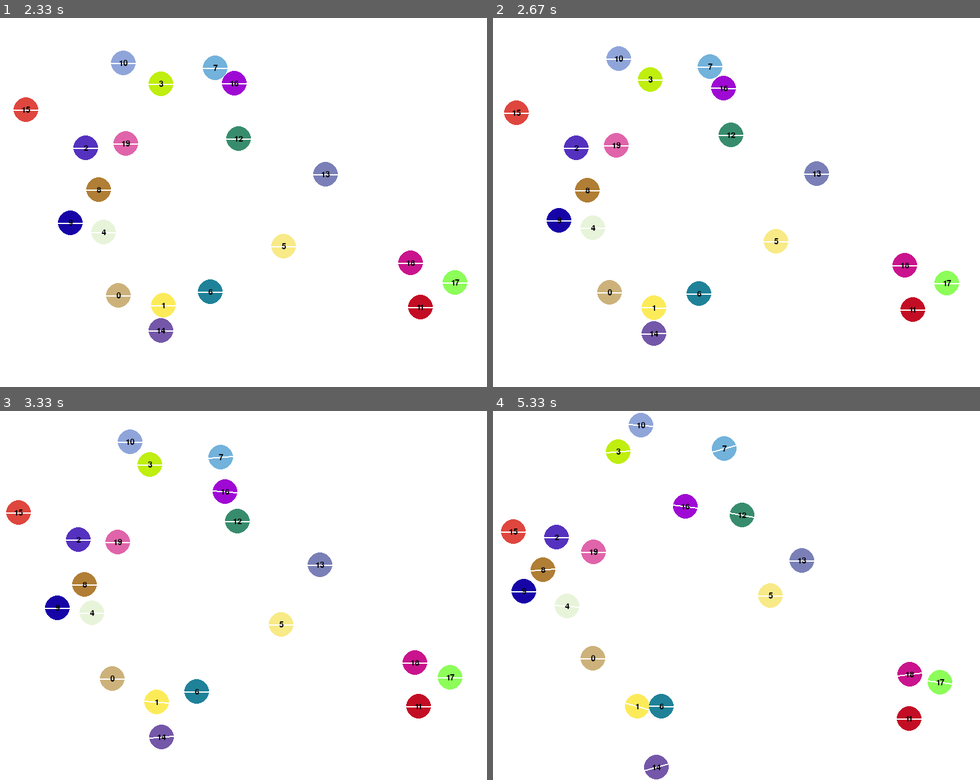
Above: before the commit, frames 1-4 (two rows, left to right).
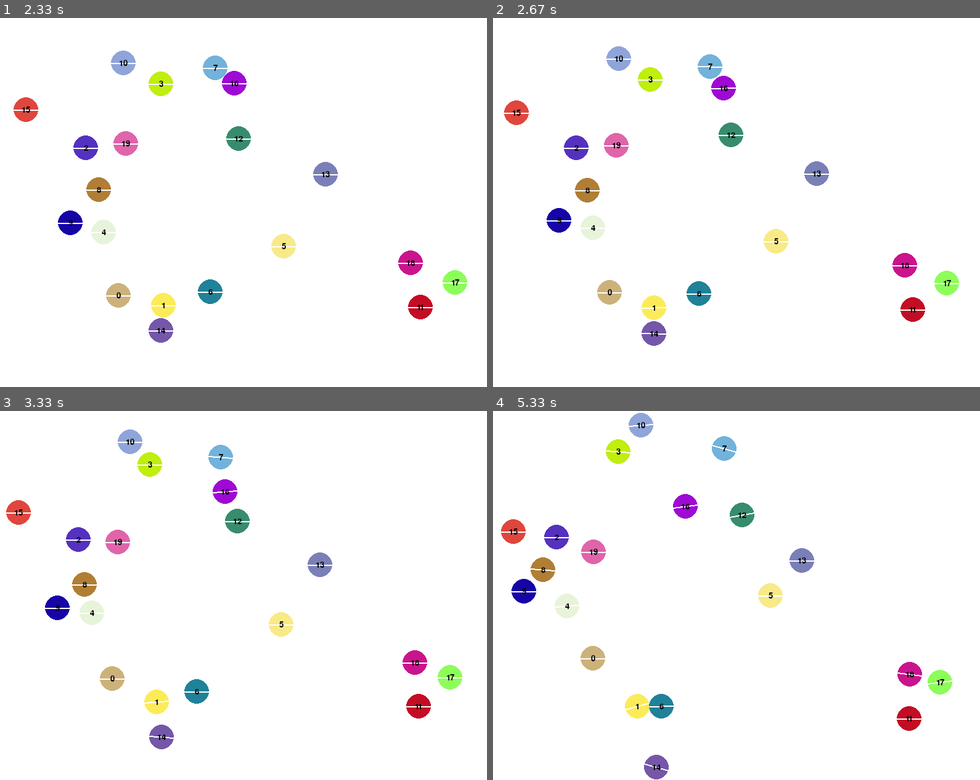
Above: after the commit, the same moments.

Repository: rmuenste/pygame
Game: pygame game, started from mygame.py
The game is run twice, just before and just after one commit, with the same random seed, the same clock (stepped at 60 frames per second) and the same inputs.
Inputs:
- Up to frame 1 (2.33 s): no input
- Up to frame 2 (2.67 s): no input
- Up to frame 3 (3.33 s): no input
- Up to frame 4 (5.33 s): no input

Frame 1 is identical in both runs. In frame 2, less than 0.1% of the frame differs, in the area x 30-50%, y 13-86%; in frame 3, less than 0.1%; in frame 4, 0.3%, in the area x 7-95%, y 3-98%.

Commit message:
Tangential force experimentation

Diff:
--- a/mygame.py
+++ b/mygame.py
@@ -91,7 +91,7 @@
     gamma = 0.5
 
     # Calculate tangential force based on Haff and Werner model
-    frictional_force = -min(friction_coefficient * abs(normal_force), gamma * relative_tangential_velocity_magnitude)
+    frictional_force = min(friction_coefficient * abs(normal_force), gamma * relative_tangential_velocity_magnitude)
 
     # Calculate tangential force vector
     if relative_tangential_velocity_magnitude > 0:
@@ -113,7 +113,7 @@
     torqueB = vectorRB[0] * tangential_force_vector[1] - vectorRB[1] * tangential_force_vector[0]
     particle_a.torque += torqueA
     particle_b.torque += torqueB
-#    print(f"TorqueA {particle_a.torque}, TorqueB {particle_b.torque}")
+    #print(f"TorqueA {particle_a.torque}, TorqueB {particle_b.torque}")
 
 
 
@@ -203,13 +203,6 @@
     # Particle properties
     radius = 20.0
 
-#    p1 = Particle([360, 300], [18.1, 2.5], spring_constant=1000.0, mass=1.0, radius=radius)
-#    p2 = Particle([440, 300], [-17.1, 1.5], spring_constant=1000.0, mass=1.0, radius=radius)
-
-#    particles = []
-#    particles.append(p1)
-#    particles.append(p2)
-
     # Initialize pygame
     pygame.init()
 
@@ -220,6 +213,13 @@
 
     # Generate some particles
     particles = generate_particles(num_particles, screen_width, screen_height, max_velocity=20.0, min_velocity=-20.0, particle_radius=radius)
+
+    #p1 = Particle([400, 300], [0.0, 0.0], spring_constant=1000.0, mass=1.0, radius=radius)
+    #p2 = Particle([362, 260], [00.0, 20.0], spring_constant=1000.0, mass=1.0, radius=radius)
+
+    #particles = []
+    #particles.append(p1)
+    #particles.append(p2)
 
     # Main loop for the animation
     clock = pygame.time.Clock()
